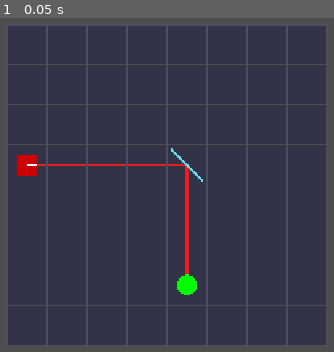
Above: before the commit, frame 1.
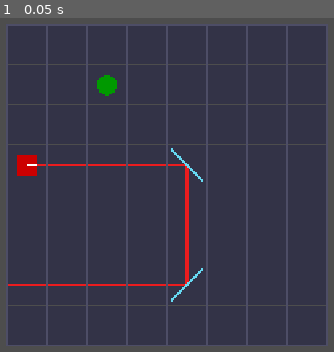
Above: after the commit, the same moment.

Repository: Tortiz-CSUF/laser-mirror-puzzle
Game: Godot game, scene res://Scenes/game_board.tscn
The game is run twice, just before and just after one commit, with the same random seed, the same clock (stepped at 60 frames per second) and the same inputs.
Inputs:
- Up to frame 1 (0.05 s): no input

The runs differ from the first frame. In frame 1, 0.9% of the frame differs, in the area x 2-61%, y 17-86%.

Commit message:
laser-mirror-puzzle-Interim_4

Diff:
--- a/Scripts/game_board.gd
+++ b/Scripts/game_board.gd
@@ -108,9 +108,9 @@
 	grid[4][6]["slide_min"] = 2
 	grid[4][6]["slide_max"] = 6
 
-	# Goal at (4,6)
-	grid[4][6]["type"] = GameData.PieceType.GOAL
-	grid[4][6]["color_index"] = 0
+	# Goal at (2,1)
+	grid[2][1]["type"] = GameData.PieceType.GOAL
+	grid[2][1]["color_index"] = 0
 
 
 func _draw_tiles():
